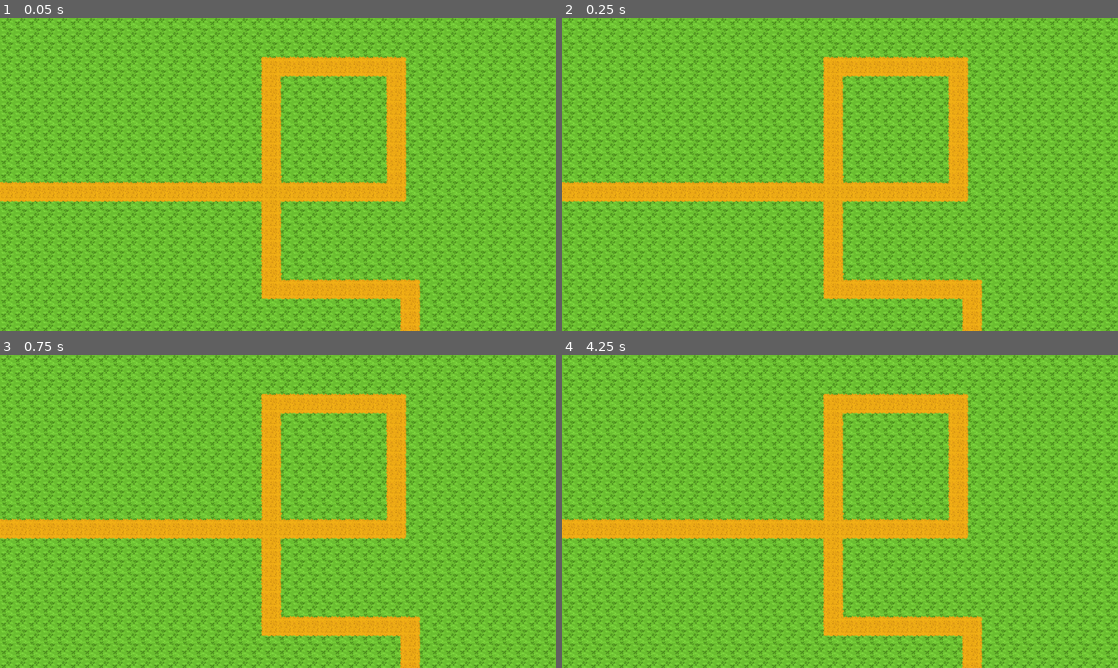
Above: before the commit, frames 1-4 (two rows, left to right).
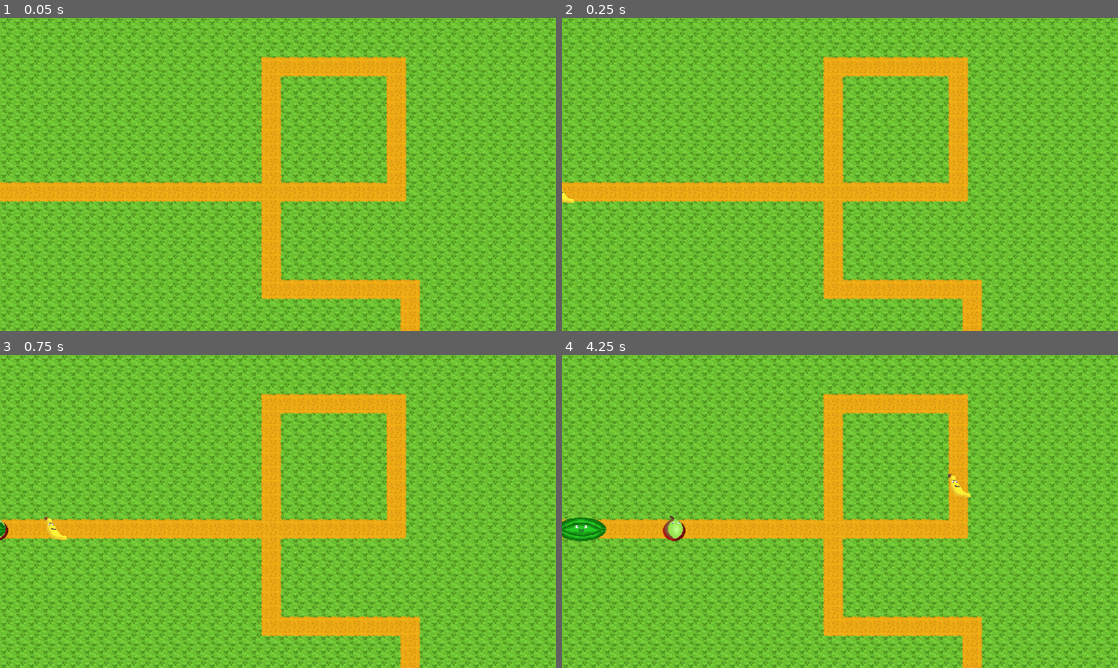
Above: after the commit, the same moments.

Repository: damian1607/TowerDefense
Game: Godot game, scene res://scenes/Map1.tscn
Two runs of this game, one before a commit and one after it. Both use one fixed random seed, a clock stepped at 60 frames per second and the inputs below.
Inputs:
- Up to frame 1 (0.05 s): no input
- Up to frame 2 (0.25 s): no input
- Up to frame 3 (0.75 s): no input
- Up to frame 4 (4.25 s): no input

Frame 1 is identical in both runs. In frame 2, less than 0.1% of the frame differs, in the area x 0-3%, y 54-60%; in frame 3, 0.2%; in frame 4, 0.9%, in the area x 0-74%, y 38-60%.

Commit message:
Instantiating all enemies for testing

Diff:
--- a/scenes/Map1.tscn
+++ b/scenes/Map1.tscn
@@ -1,9 +1,21 @@
-[gd_scene load_steps=2 format=4 uid="uid://ysw1fwu3iok8"]
+[gd_scene load_steps=6 format=4 uid="uid://ysw1fwu3iok8"]
 
 [ext_resource type="TileSet" uid="uid://dc8y1bb77se04" path="res://assets/tilesets/Map1.tres" id="1_bdqbj"]
+[ext_resource type="PackedScene" uid="uid://ccmynkwg4eu02" path="res://scenes/enemies/Apple.tscn" id="2_f0qcd"]
+[ext_resource type="PackedScene" uid="uid://bclebx0wotwj2" path="res://scenes/enemies/Banana.tscn" id="3_h6qly"]
+[ext_resource type="PackedScene" uid="uid://dm872ai8qalhd" path="res://scenes/enemies/Kiwi.tscn" id="4_g68dm"]
+[ext_resource type="PackedScene" uid="uid://cdi3wbojq0s4r" path="res://scenes/enemies/Melon.tscn" id="5_yyowg"]
 
 [node name="Map1" type="Node2D"]
 
 [node name="TileMap" type="TileMapLayer" parent="."]
 tile_map_data = PackedByteArray("AAAAAAAAAAACAAEAAAAAAAEAAAACAAEAAAAAAAIAAAACAAEAAAAAAAMAAAACAAEAAAAAAAQAAAACAAEAAAAAAA …(14640 unchanged characters)…
 tile_set = ExtResource("1_bdqbj")
+
+[node name="Apple" parent="." instance=ExtResource("2_f0qcd")]
+
+[node name="Banana" parent="." instance=ExtResource("3_h6qly")]
+
+[node name="Kiwi" parent="." instance=ExtResource("4_g68dm")]
+
+[node name="Melon" parent="." instance=ExtResource("5_yyowg")]
